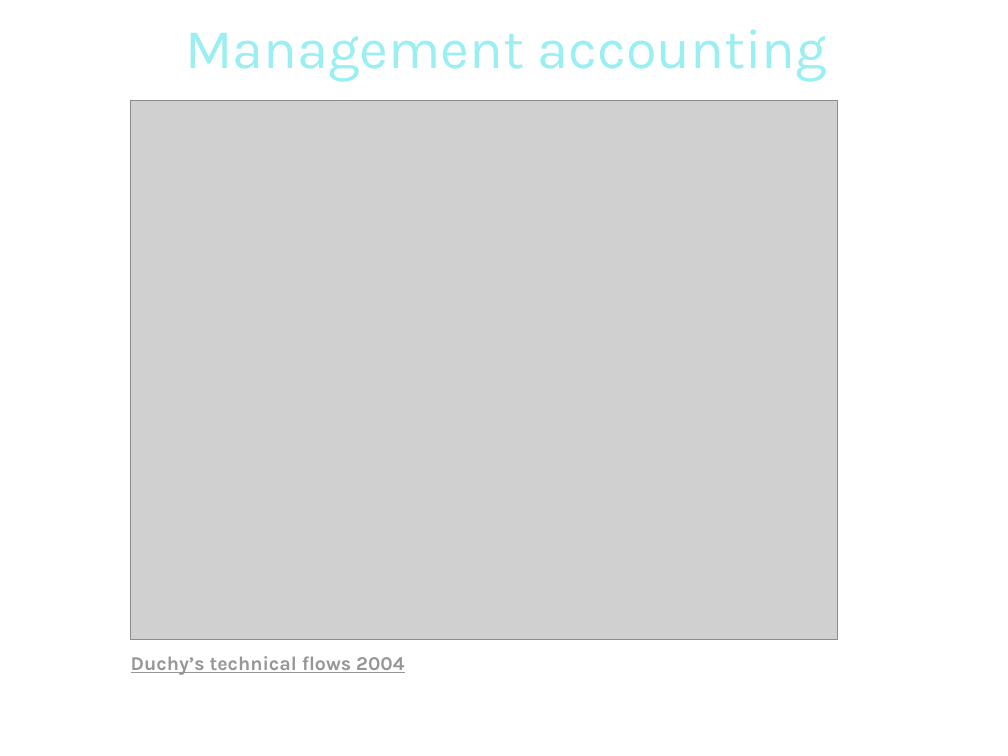
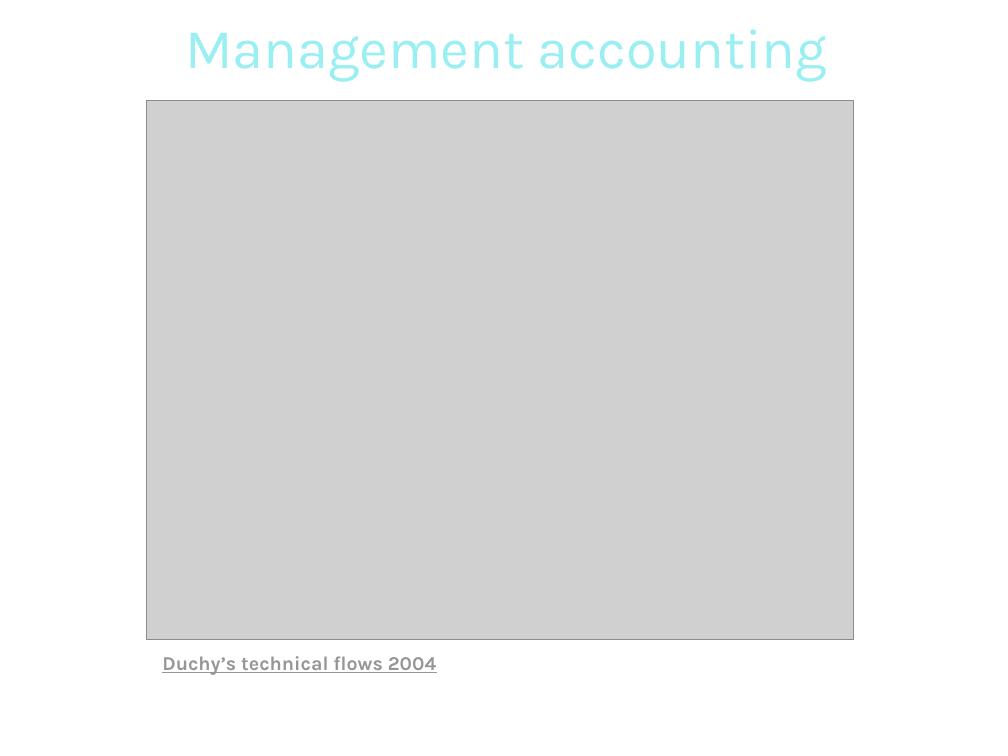
Before and after one commit to pngames/pavillon-noir, a slide deck: slide 11 of .others/tertiaire/tertiaire_finance.ppt. Drawn at 1008x756 pixels with LibreOffice and Linux fonts; fonts in the diff are those of the drawing; grey boxes stand for pictures; background and template pictures are left out. Boxes give left, top, right and bottom in pixels: in the first picture for what was removed or moved away, otherwise in the second. Text is boxed around its words. In the diff, an @@ line names an element or a change of style, - is before the commit and + after.

```diff
--- a/.others/tertiaire/tertiaire_finance.ppt
+++ b/.others/tertiaire/tertiaire_finance.ppt
@@ picture: place and size @@
-picture at (131, 100, 838, 640)
+picture at (147, 100, 854, 640)
@@ text "Duchy’s technical flows 2004": place and size @@
-text "Duchy’s technical flows 2004" at (131, 656, 404, 675)
+text "Duchy’s technical flows 2004" at (162, 656, 436, 675)
```
Also in this commit, not shown: 9 other slides changed.
